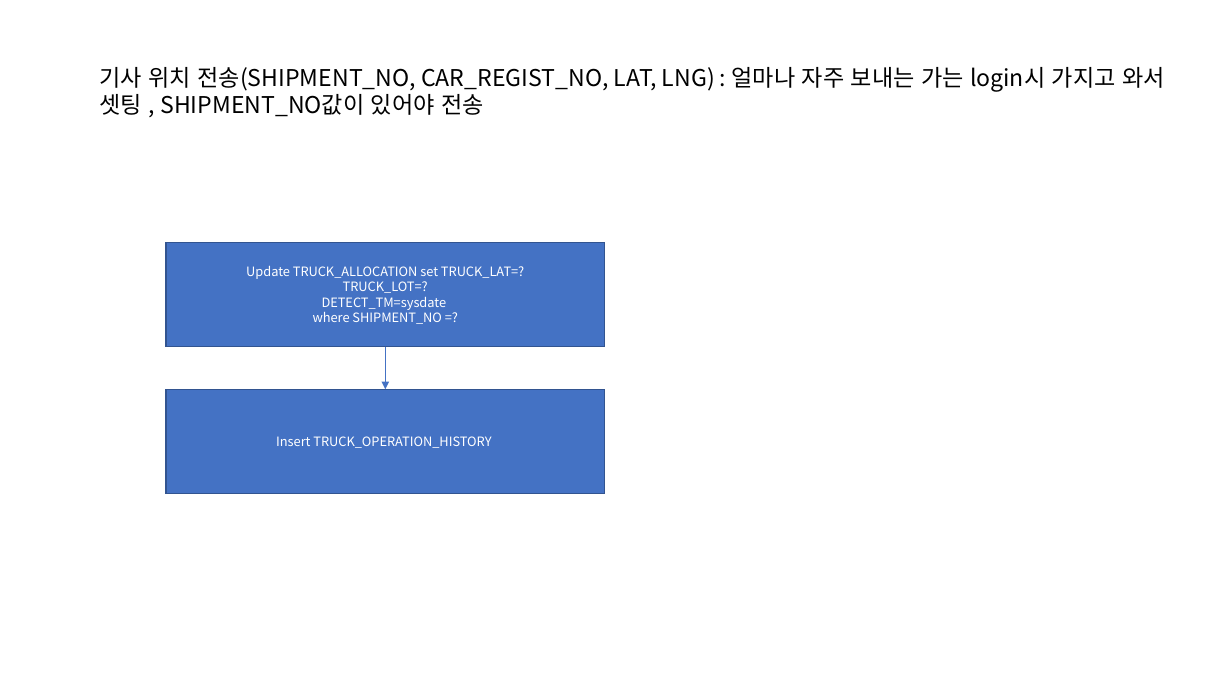
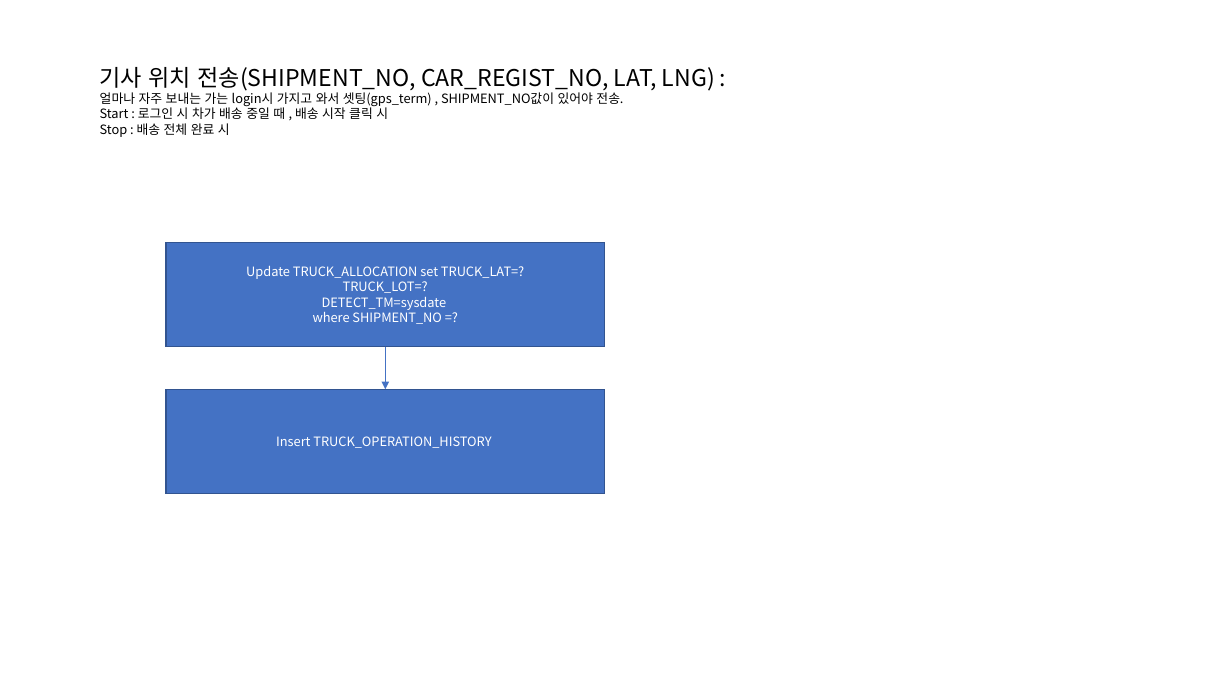
Before and after one commit to seoyoonk/setrans, a slide deck: slide 4 of docs/택배앱_프로시저.pptx. Drawn at 1232x693 pixels with LibreOffice and Linux fonts; fonts in the diff are those of the drawing. Boxes give left, top, right and bottom in pixels: in the first picture for what was removed or moved away, otherwise in the second. Text is boxed around its words. In the diff, an @@ line names an element or a change of style, - is before the commit and + after.

```diff
--- a/docs/택배앱_프로시저.pptx
+++ b/docs/택배앱_프로시저.pptx
@@ text at (100, 67, 715, 137): text changed; size 18 to 10 pt @@
-기사 위치 전송(SHIPMENT_NO, CAR_REGIST_NO, LAT, LNG) : 얼마나 자주 보내는 가는 login시 가지고 와서 셋팅 , SHIPMENT_NO값이 있어야 전송
+기사 위치 전송(SHIPMENT_NO, CAR_REGIST_NO, LAT, LNG) :
+얼마나 자주 보내는 가는 login시 가지고 와서 셋팅(gps_term) , SHIPMENT_NO값이 있어야 전송.
+Start : 로그인 시 차가 배송 중일 때 , 배송 시작 클릭 시
+Stop : 배송 전체 완료 시
```
Also in this commit, not shown: 1 other slide changed, 2 slides added, 1 other file.
